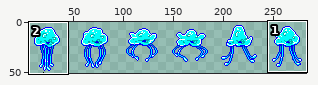
File history of a sprite sheet, meri/jellyfish1.png. Above: a wide view before the commit, with the close-up outlined.
Close-up. First the earlier version:
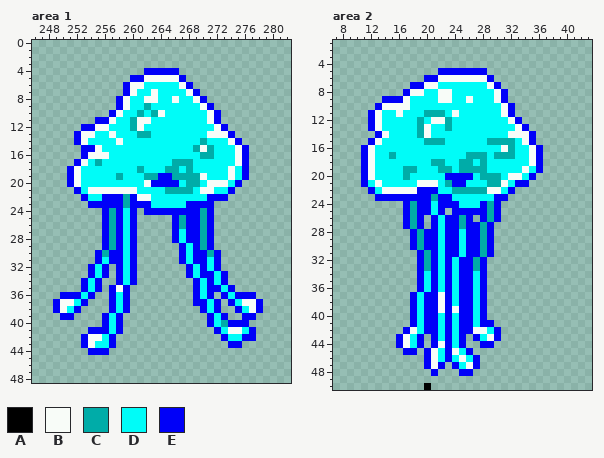
The file is 290x51 pixels. Colours within 5 levels of each other are drawn and written as one. Shown: area 1: x 246..282, y 0..48; area 2: x 7..43, y 1..50. The wide view leaves out empty margins. The commit also changed other parts of the picture, which this record leaves out.
Palette (. is transparent): A #000000  B #f8fcf8  C #00aca8  D #00fcf8  E #0000f8
Now the later version:
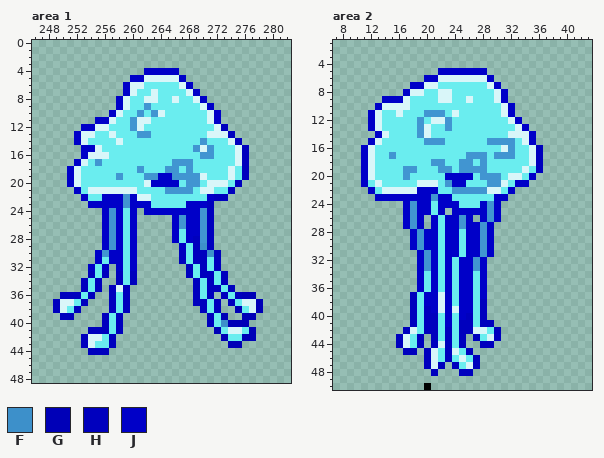
Colours new in this view: F #3d90ca  G #0000b7  H #0000be  J #0000c8
What changed:
colour B: #f8fcf8 -> #d9f6f9
colour C: #00aca8 -> #4195d1
colour D: #00fcf8 -> #6aedef
Area 1:
y 4: x 262..266 EEEEE -> JJJJJ
y 5: x 260..261 EE -> JJ; x 267 E -> J
y 6: x 259 E -> J; x 268 E -> J
y 7: x 259 E -> J; x 269 E -> J
y 8: x 258 E -> J; x 270 E -> J
y 9: x 258 E -> J; x 271 E -> J
y 10: x 257 E -> J; x 272 E -> J
y 11: x 255..256 EE -> JJ; x 272 E -> J
y 12: x 253..254 EE -> JJ; x 273 E -> H
y 13: x 252 E -> J; x 274 E -> H
y 14: x 252 E -> J; x 275 E -> H
y 15: x 253..254 EE -> JJ; x 276 E -> H
y 16: x 253 E -> J; x 276 E -> H
y 17: x 252 E -> J; x 276 E -> H
y 18: x 251 E -> J; x 276 E -> H
y 19: x 251 E -> J; x 264..265 EE -> JJ; x 276 E -> H
y 20: x 251 E -> J; x 263..266 EEEE -> JJJJ; x 275 E -> H
y 21: x 252 E -> J; x 274 E -> H
y 22: x 253 E -> J; x 256..258 EEE -> JJJ; x 260 E -> J; x 271..273 EEE -> JHH
y 23: x 254..258 EEEEE -> JJJJJ; x 260..262 EEE -> JJJ; x 268..271 EEEE -> JJJH
y 24: x 256 E -> J; x 258 E -> J; x 260 E -> J; x 262..269 EEEEEEEE -> JJJJJJJJ; x 271 E -> H
y 25..27: x 256 E -> J; x 258 E -> J; x 260 E -> J; x 266 E -> J; x 268..269 EE -> JJ; x 271 E -> H
y 28: x 256 E -> J; x 258 E -> J; x 260 E -> J; x 266 E -> J; x 268..269 EE -> JH; x 271 E -> H
y 29: x 256 E -> J; x 258 E -> J; x 260 E -> J; x 267 E -> J; x 269..271 ECE -> HFH
y 30: x 255 E -> J; x 257..258 EE -> JJ; x 260 E -> J; x 267 E -> H; x 269..272 EECE -> HHFH
y 31: x 255 E -> J; x 257..258 EE -> JJ; x 260 E -> J; x 267 E -> H; x 269..270 EE -> HH; x 272 E -> H
y 32: x 254 E -> J; x 256 E -> J; x 258 E -> J; x 260 E -> J; x 268 E -> H; x 270 E -> H; x 272 E -> H
y 33: x 254 E -> H; x 256 E -> H; x 258 E -> H; x 260 E -> H; x 268 E -> H; x 270..271 EE -> HH; x 273 E -> H
y 34: x 253 E -> H; x 255 E -> H; x 258 E -> H; x 260 E -> H; x 269 E -> H; x 271 E -> H; x 273 E -> H
y 35: x 253 E -> H; x 255 E -> H; x 257 E -> H; x 259 E -> H; x 269 E -> H; x 271..272 EE -> HH; x 274 E -> H
y 36: x 250..252 EEE -> HHH; x 254 E -> H; x 257 E -> H; x 259 E -> H; x 269 E -> H; x 271 E -> H; x 273 E -> H; x 275..277 EEE -> HGG
y 37: x 249 E -> H; x 253 E -> H; x 257 E -> H; x 259 E -> H; x 269..270 EE -> HH; x 272 E -> H; x 274 E -> H; x 278 E -> G
y 38: x 249 E -> H; x 252 E -> H; x 257 E -> H; x 259 E -> H; x 270 E -> H; x 272 E -> H; x 275 E -> G; x 278 E -> G
y 39: x 250..251 EE -> HH; x 256 E -> H; x 258 E -> H; x 271 E -> H; x 273 E -> G; x 276..277 EE -> GG
y 40: x 256 E -> H; x 258 E -> H; x 271 E -> H; x 273..276 CEEE -> FGGG
y 41: x 254..256 EEE -> HHH; x 258 E -> H; x 272 E -> G; x 277 E -> G
y 42: x 253 E -> H; x 257 E -> H; x 273 E -> G; x 276..277 EE -> GG
y 43: x 253 E -> H; x 257 E -> H; x 274..275 EE -> GG
y 44: x 254..256 EEE -> HHH
Area 2:
y 5: x 22..28 EEEEEEE -> JJJJJJJ
y 6: x 20..21 EE -> JJ; x 29 E -> J
y 7: x 18..19 EE -> JJ; x 30 E -> J
y 8: x 17 E -> J; x 31 E -> J
y 9: x 14..16 EEE -> JJJ; x 31 E -> J
y 10: x 13 E -> J; x 32 E -> J
y 11: x 12 E -> J; x 32 E -> J
y 12: x 12 E -> J; x 33 E -> J
y 13: x 12 E -> J; x 34 E -> J
y 14: x 13 E -> J; x 35 E -> J
y 15: x 12 E -> J; x 35 E -> J
y 16..19: x 11 E -> J; x 36 E -> H
y 20: x 11 E -> J; x 23..26 EEEE -> JJJJ; x 35 E -> J
y 21: x 11 E -> J; x 24..25 EE -> JJ; x 33..34 EE -> JJ
y 22: x 12 E -> J; x 19..21 EEE -> JJJ; x 32 E -> J
y 23: x 13..20 EEEEEEEE -> JJJJJJJJ; x 22..23 EE -> JJ; x 30..31 EE -> JJ
y 24: x 17 E -> J; x 19..20 EE -> JJ; x 22..24 EEE -> JJJ; x 28 E -> J; x 30 E -> J
y 25: x 17 E -> J; x 19..20 EE -> JJ; x 22 E -> J; x 24..28 EEEEE -> JJJJJ; x 30 E -> J
y 26: x 17 E -> J; x 19 E -> J; x 21 E -> J; x 23..24 EE -> JJ; x 26 E -> J; x 28 E -> J; x 30 E -> J
y 27: x 17 E -> J; x 19 E -> J; x 21 E -> J; x 23..24 EE -> JJ; x 26..27 EE -> JJ; x 29 E -> J
y 28..30: x 18 E -> J; x 20..21 EE -> JJ; x 23..24 EE -> JJ; x 26..27 EE -> JJ; x 29 E -> J
y 31: x 19 E -> J; x 21 E -> J; x 23..24 EE -> JJ; x 26..27 EE -> JJ; x 29 E -> J
y 32..36: x 19 E -> J; x 21 E -> J; x 23 E -> J; x 25..26 EE -> JJ; x 28 E -> J
y 37: x 18 E -> H; x 20..21 EE -> JJ; x 23 E -> J; x 25..26 EE -> JJ; x 28 E -> J
y 38: x 18 E -> H; x 20..21 EE -> JJ; x 23 E -> J; x 25..26 EE -> JJ; x 28 E -> H
y 39: x 18 E -> H; x 20..21 EE -> HJ; x 23 E -> J; x 25..26 EE -> JJ; x 28 E -> H
y 40: x 18 E -> H; x 20..21 EE -> HH; x 23 E -> J; x 25..26 EE -> JH; x 28 E -> H
y 41: x 18 E -> H; x 20..21 EE -> HH; x 23 E -> J; x 25..26 EE -> HH; x 28..29 EE -> HH
y 42: x 17 E -> H; x 20..21 EE -> HH; x 23 E -> H; x 25..26 EE -> HH; x 30 E -> H
y 43: x 16 E -> H; x 19 E -> H; x 21 E -> H; x 23 E -> H; x 25 E -> H; x 27 E -> H; x 30 E -> H
y 44: x 16 E -> H; x 19 E -> H; x 21 E -> H; x 23 E -> H; x 25 E -> H; x 28..29 EE -> HH
y 45: x 17..18 EE -> HH; x 20 E -> H; x 23 E -> H; x 26 E -> H
y 46: x 20 E -> H; x 23 E -> H; x 27 E -> H
y 47: x 20 E -> H; x 22 E -> H; x 24 E -> H; x 27 E -> H
y 48: x 21 E -> H; x 25..26 EE -> HH
Boxes around the changes in both close-ups, in picture pixels (x1, y1, x2, y2):
changed: (53, 68, 263, 355)
changed: (361, 68, 543, 376)
